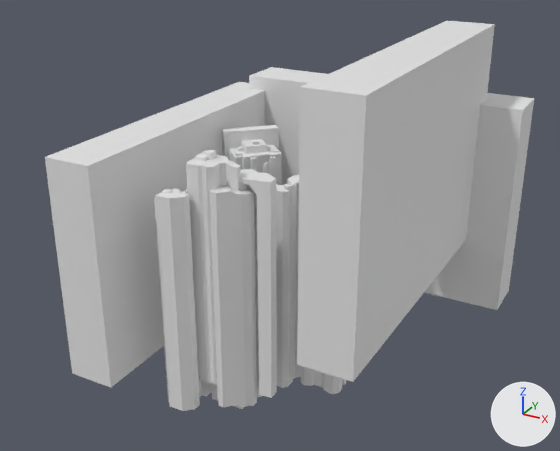
One commit to the FBX model Assets/Blender/Environments/12-float1-environment.fbx: the scene before it, then after it.
Before and after are seen from a 50 mm camera at (686.0, -1675.0, 590.0) aimed at (-48.0, -343.0, -76.0). The lights are fixed; the arrows at lower right show +X, +Y and +Z. The older version comes first. Where no turn or scale is listed for an object, it has been applied to the vertices. Vertices at exactly the same position are counted once.

Names of what the first picture shows: 'Bridge', 'GlyphEnvironmentGroundA', 'GlyphEnvironmentSpikes'.
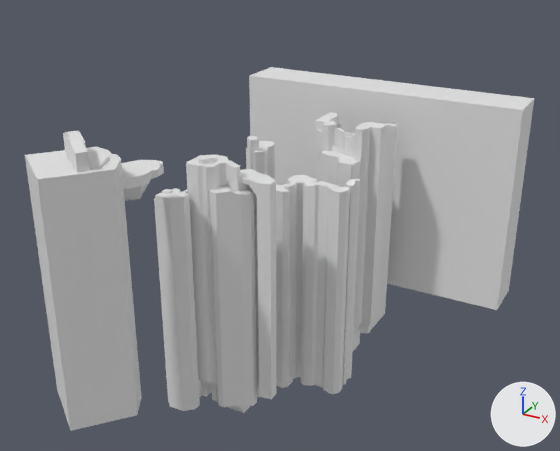
The edits, one by one:
me_plane_002 is used by ob_bridge; location (134.0, -62.0, 0.0).
Verts and faces of me_plane_002; kept vertices keep their numbers, new ones are numbered from 28.
Before the commit, vertices of me_plane_002: 12 (-168.0, -398.8, 67.2) at pixel (256, 180), 13 (-168.0, -352.4, 67.2) at pixel (268, 173), 21 (-168.0, -352.4, 37.2), 27 (-168.0, -398.8, 37.2) at pixel (256, 195).
me_plane_002 had 28 vertices, 26 faces and spanned x -231.9..-168.0, y -403.6..-347.7, z 37.2..67.2.
me_plane_002 now has 90 vertices, 86 faces and spans x -398.2..-167.7, y -653.3..-347.7, z 33.0..117.6.
me_plane_002 part 1: a new loose piece of 62 vertices spanning x -398.2..-284.7, y -653.3..-511.9, z 67.6..117.6, in mat_material (white #e7e7e7).
Part 2, on me_plane_002:
Vertex 12 moves to (-167.7, -398.9, 63.0), pixel (256, 182).
Vertex 27 moves to (-167.7, -398.9, 33.0), pixel (256, 197).
Vertex 13 moves to (-167.7, -352.9, 63.0), pixel (268, 175).
Vertex 21 moves to (-167.7, -352.9, 33.0).
me_cube_006 is used by ob_glyphenvironmentgrounda; location (0.0, 0.0, 0.0).
me_cube_006 had 1380 vertices, 1026 faces and spanned x -287.0..85.0, y -556.0..35.0, z -506.0..110.0.
me_cube_006 now has 1438 vertices, 1077 faces and spans x -334.0..85.0, y -833.0..35.0, z -515.0..200.0.
me_cube_006 part 3: the loose piece of 8 vertices spanning x -34.0..-6.0, y -461.0..-415.0, z -433.0..67.0 is moved by (0.0, 0.0, -4.0).
me_cube_006 part 4: the loose piece of 68 vertices spanning x -287.0..-137.0, y -249.0..-98.0, z -478.0..63.0 is rebuilt with 63 vertices and now spans x -232.0..-155.0, y -239.0..-131.0, z -469.0..63.0.
me_cube_006 part 5: a new loose piece of 98 vertices spanning x -334.0..-145.0, y -833.0..-655.0, z -344.0..200.0, in mat_material (white #e7e7e7).
me_cube_006 part 6: the loose piece of 8 vertices spanning x -149.0..-127.0, y -216.0..-194.0, z -469.0..31.0 is deleted.
me_cube_006 part 7: the loose piece of 8 vertices spanning x -198.0..-167.0, y -261.0..-229.0, z -469.0..31.0 is deleted.
me_cube_006 part 8: the loose piece of 8 vertices spanning x -168.0..-152.0, y -267.0..-251.0, z -467.0..33.0 is deleted.
me_cube_006 part 9: the loose piece of 8 vertices spanning x -135.0..-120.0, y -239.0..-224.0, z -469.0..31.0 is deleted.
me_cube_006 part 10: the loose piece of 8 vertices spanning x -137.0..-126.0, y -261.0..-250.0, z -476.0..24.0 is deleted.
me_cube_006 part 11: 59 vertices moved from x -170.0..-88.0, y -484.0..-396.0, z -500.0..103.0 to x -170.0..-88.0, y -499.0..-396.0, z -515.0..102.0; 32 vertices removed from x -160.0..-122.0, y -484.0..-446.0, z 96.0..110.0; 37 vertices added at x -151.0..-120.0, y -499.0..-456.0, z 96.0..105.0.
me_cube_009 is used by ob_glyphenvironmentspikes; location (0.0, 0.0, 0.0).
me_cube_009 had 24 vertices, 18 faces and spanned x -406.0..352.0, y -638.0..143.0, z -393.0..309.0.
me_cube_009 now has 8 vertices, 6 faces and spans x -342.0..352.0, y 28.0..143.0, z -359.0..141.0.
me_cube_009 part 12: the loose piece of 8 vertices spanning x 150.0..258.0, y -638.0..83.0, z -191.0..309.0 is deleted.
me_cube_009 part 13: the loose piece of 8 vertices spanning x -406.0..-297.0, y -638.0..83.0, z -393.0..107.0 is deleted.

Boxes [x1, y1, x2, y2] around the edits, measured in the pictures (560 x 451 px; the box of a moved part takes in the faces that stretch with it):
'GlyphEnvironmentSpikes', reshaped (42% narrower, 34% shorter): before [45, 21, 534, 388]; after [249, 67, 534, 310]
'GlyphEnvironmentGroundA', reshaped: before [154, 125, 347, 411]; after [25, 112, 397, 431]
'Bridge', reshaped: before [239, 169, 268, 195]; after [121, 160, 268, 201]
part 1 of me_plane_002, added: after [121, 160, 164, 201]
part 2 of me_plane_002, moved or reshaped: before [249, 172, 268, 195]; after [249, 172, 268, 197]
part 3 of me_cube_006, moved or reshaped: before [256, 173, 277, 398]; after [257, 176, 277, 399]
part 4 of me_cube_006, rebuilt: before [222, 125, 282, 185]; after [246, 136, 275, 180]
part 5 of me_cube_006, added: after [25, 131, 142, 431]
part 6 of me_cube_006, deleted: before [270, 152, 279, 185]
part 7 of me_cube_006, deleted: before [242, 154, 255, 169]
part 8 of me_cube_006, deleted: before [250, 157, 257, 172]
part 9 of me_cube_006, deleted: before [269, 157, 276, 178]
part 10 of me_cube_006, deleted: before [263, 162, 268, 173]
part 11 of me_cube_006, moved or reshaped: before [194, 150, 245, 409]; after [194, 154, 250, 413]
part 12 of me_cube_009, deleted: before [297, 21, 495, 382]
part 13 of me_cube_009, deleted: before [45, 82, 265, 388]
